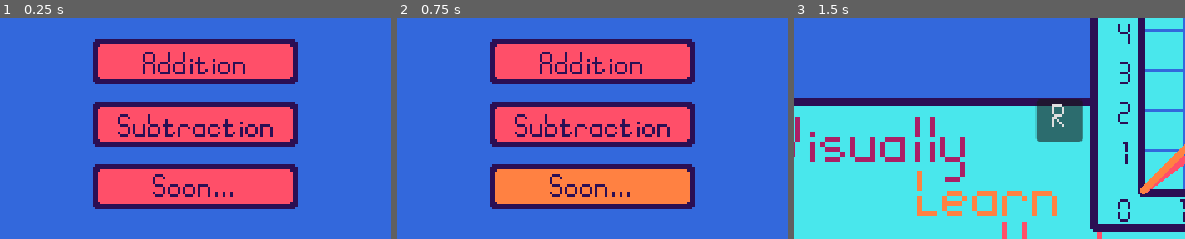
Above: before the commit, frames 1-3 (left to right).
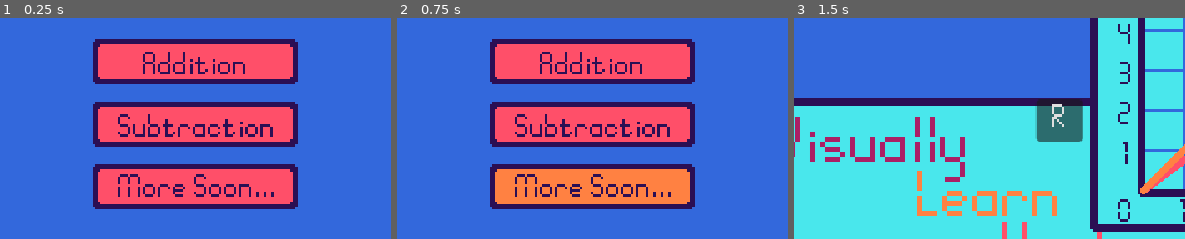
Above: after the commit, the same moments.

Repository: KyleTiley/VectorMathGame
Game: Godot game, scene res://Game/game.tscn
Two runs of this game, one before a commit and one after it. Both use one fixed random seed, a clock stepped at 60 frames per second and the inputs below.
Inputs:
- Up to frame 1 (0.25 s): no input
- Up to frame 2 (0.75 s): click "Soon..." (after the commit: "More Soon...") at 0.5 s
- Up to frame 3 (1.5 s): click "Addition" at 1.25 s
The pictures show only the part of the screen within x 24-74%, y 50-100%; the shares and areas given below are measured in that part.

The runs differ from the first frame. In frame 1, 1.0% of the frame differs, in the area x 30-71%, y 70-81%; in frame 2, 1.0%; in frame 3, nothing differs.

Commit message:
answers are now correct

Diff:
--- a/Game/Levels/VectorAddition.gd
+++ b/Game/Levels/VectorAddition.gd
@@ -95,11 +95,19 @@
 	graph.reset_vectors()
 
 func _on_answer_button_pressed():
-	var x = vector_1.x - vector_2.x
-	var y = vector_1.y - vector_2.y
+	var x : int = 0
+	var y : int = 0
+	if compute_addition:
+		x = vector_1.x + vector_2.x
+		y = vector_1.y + vector_2.y
+	else:
+		x = vector_1.x - vector_2.x
+		y = vector_1.y - vector_2.y
 	print(x)
 	print(y)
-	if(str(x_answer.text) == str(x)) and (str(y_answer) == str(y)):
+	print(x_answer.text)
+	print(y_answer.text)
+	if int(x_answer.text) == x and int(y_answer.text) == y:
 		print("correct")
 	else:
 		print("wrong")
--- a/Game/game.tscn
+++ b/Game/game.tscn
@@ -96,14 +96,14 @@
 
 [node name="Label" type="Label" parent="UI/MainMenu/ButtonComingSoon"]
 layout_mode = 0
-offset_left = 23.5
+offset_left = 10.0
 offset_top = 4.0
-offset_right = 148.5
+offset_right = 137.0
 offset_bottom = 33.0
 scale = Vector2(0.5, 0.5)
 theme_override_colors/font_color = Color(0.168536, 0.0586099, 0.329259, 1)
 theme_override_font_sizes/font_size = 26
-text = "Soon..."
+text = "More Soon..."
 
 [node name="Title" type="Control" parent="UI/MainMenu"]
 anchors_preset = 0
